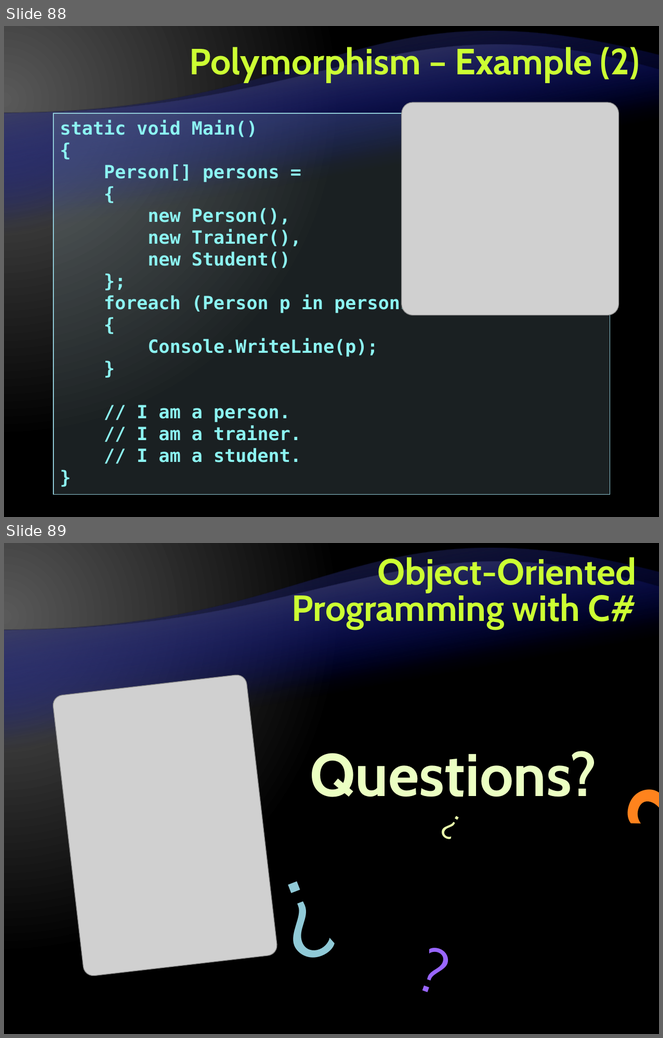
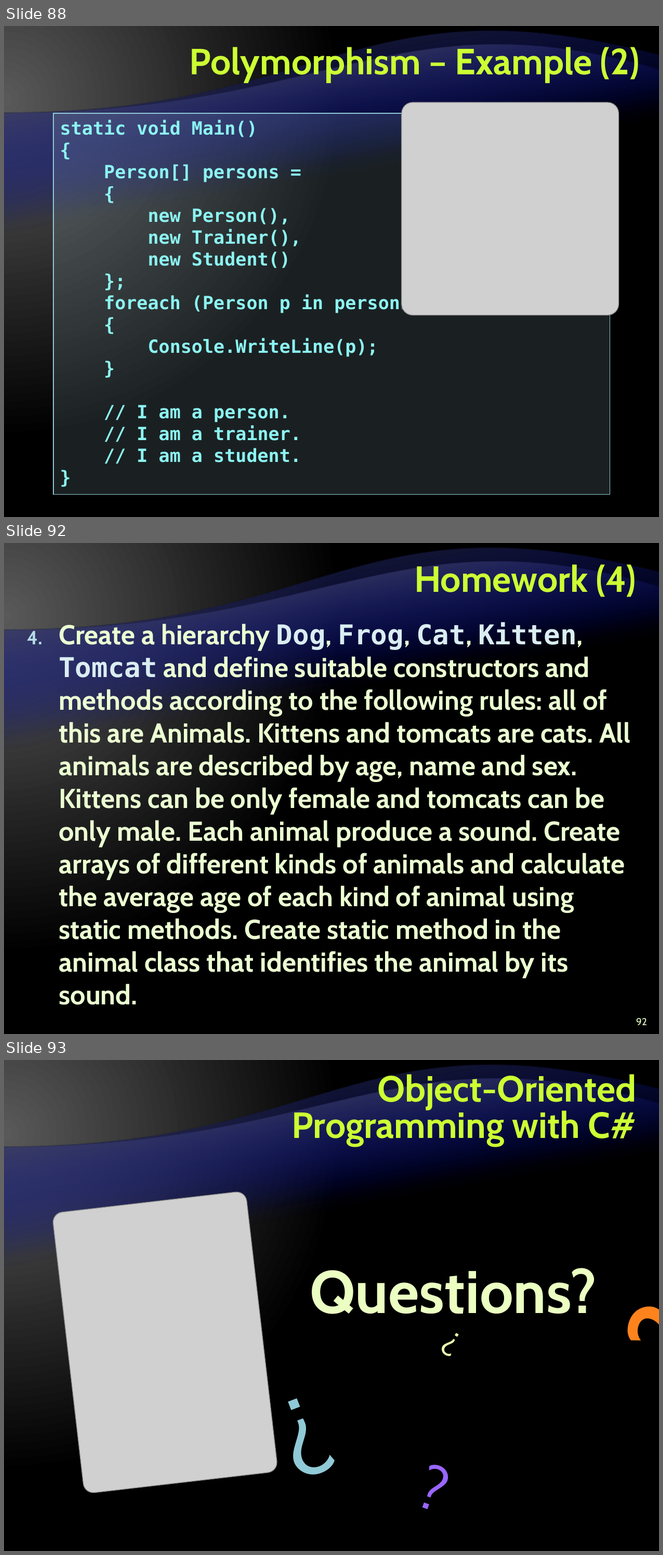
Before and after one commit to Lockheed01/aspnet-mvc-course, a slide deck: Lectures/4. Object-Oriented Programming with CSharp/Object-Oriented Programming with CSharp.pptx. Shown one above the other, each under a label of ours: slides 88 and 89 before the commit, slides 88, 92 and 93 after it; the slides between them are not shown. The pictures are 663x1038 and 663x1555 pixels, drawn with LibreOffice and Linux fonts; fonts in the diff are those of the drawing; grey boxes stand for pictures; background and template pictures are left out. Boxes give left, top, right and bottom in pixels: in the first picture for what was removed or moved away, otherwise in the second. Text is boxed around its words. In the diff, an @@ line names an element or a change of style, - is before the commit and + after.

```diff
--- a/Lectures/4. Object-Oriented Programming with CSharp/Object-Oriented Programming with CSharp.pptx
+++ b/Lectures/4. Object-Oriented Programming with CSharp/Object-Oriented Programming with CSharp.pptx
@@ slide 92 added at box(4, 543, 659, 1034), background gradient #595959 to #000000; not listed: 2 template elements that a slide beside it also shows @@
@@ title added at box(414, 561, 636, 597), 40 pt, text #CCFF33, bold @@
+Homework (4)
@@ text added at box(59, 622, 631, 1005), 30 pt, text #EBFFD2, bold @@
+4. Create a hierarchy Dog, Frog, Cat, Kitten, Tomcat and define suitable constructors and methods according to the following rules: all of this are Animals. Kittens and tomcats are cats. All animals are described by age, name and sex. Kittens can be only female and tomcats can be only male. Each animal produce a sound. Create arrays of different kinds of animals and calculate the average age of each kind of animal using static methods. Create static method in the animal class that identifies the animal by its sound.
@@ page number added at box(636, 1018, 647, 1026), 11 pt, text #EBFFC2 @@
+92
@@ what was slide 89 is now slide 93 @@
```
Also in this commit, not shown: 3 other slides added.
